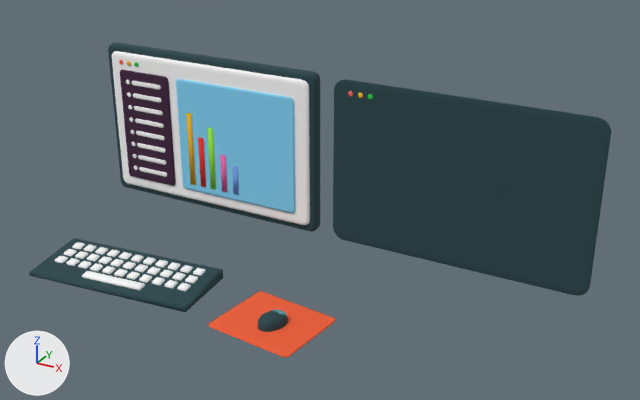
One commit to the glTF model three/alcom.glb: the scene before it, then after it.
One viewpoint serves both versions: a 50 mm camera at (2.05, -2.8, 1.77) aimed at (0.61, -0.17, 0.46). The lights are fixed; the arrows at lower left show +X, +Y and +Z. Where no turn or scale is listed for an object, it has been applied to the vertices.

Names of what the first picture shows: 'Cube', 'game', 'game_toplist', 'game_toplist_item', 'graphs', 'keyboard', 'keyboard_key', 'monitor', 'monitor_screen', 'mouse_pad', 'toolbar.001'.
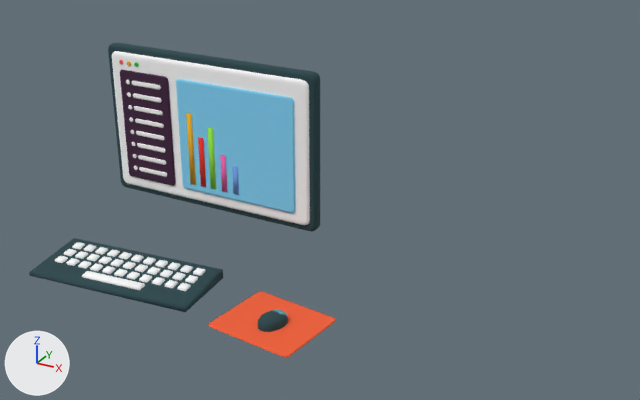
What the commit changed:
Object 'Cube' (ob_cube) is deleted.
Object 'toolbar.001' (ob_toolbar_001) is deleted.

Changed parts and their boxes (x1, y1, x2, y2) in the pictures (640 x 400 px):
'Cube', deleted (cyan): before (333, 79, 611, 296)
'toolbar.001', deleted: before (348, 91, 373, 99)
